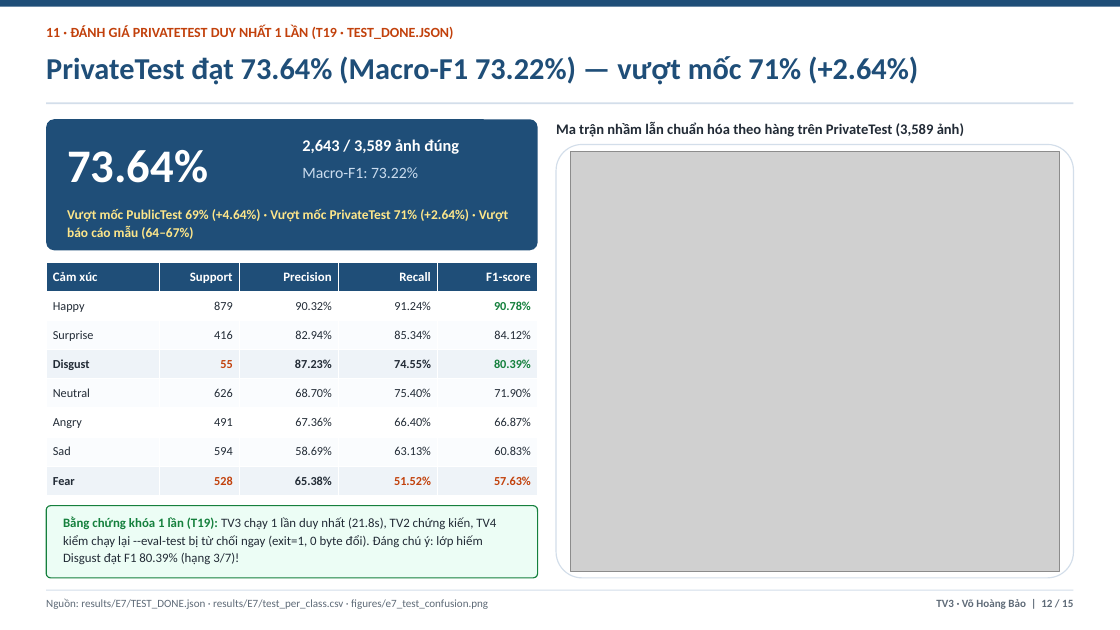
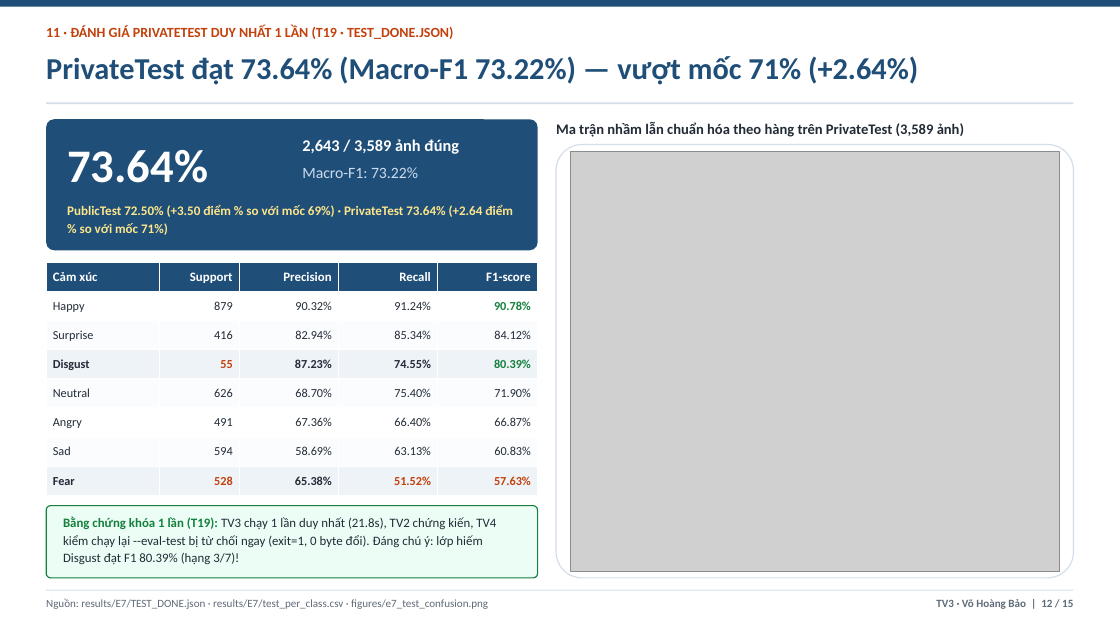
Before and after one commit to lpnHai2005/DeepLearning_Group, a slide deck: slide 12 of BTL02/report/Slide_BTL02.pptx. Drawn at 1120x630 pixels with LibreOffice and Linux fonts; fonts in the diff are those of the drawing; grey boxes stand for pictures. Boxes give left, top, right and bottom in pixels: in the first picture for what was removed or moved away, otherwise in the second. Text is boxed around its words. In the diff, an @@ line names an element or a change of style, - is before the commit and + after.

```diff
--- a/BTL02/report/Slide_BTL02.pptx
+++ b/BTL02/report/Slide_BTL02.pptx
@@ text at (67,204,513,235): text changed; size 11.5 to 11.2 pt @@
-Vượt mốc PublicTest 69% (+4.64%) · Vượt mốc PrivateTest 71% (+2.64%) · Vượt báo cáo mẫu (64–67%)
+PublicTest 72.50% (+3.50 điểm % so với mốc 69%) · PrivateTest 73.64% (+2.64 điểm % so với mốc 71%)
```
Also in this commit, not shown: 3 other slides changed, 2 other files.
